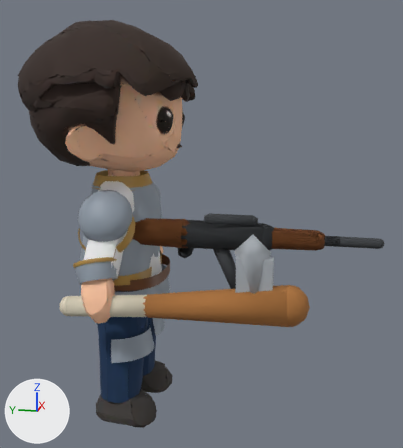
A saved change to the glTF model assets/characters/ai3d_male/realtime/male_lite.glb.
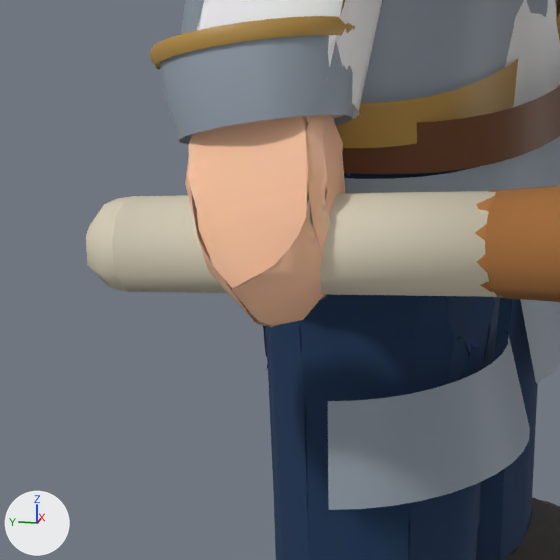
The first picture shows the older version from a 50 mm lens placed at (-1.532, -0.542, 0.967), pointed at (0.005, -0.234, 0.582). The close-ups show the older and then the newer version on the part from 10% to 40% of the width and 57% to 83% of the height of that picture. Only the edits that show in the close-ups are written down. Lighting does not change. The marker at lower left points along +X, +Y and +Z. Where no turn or scale is listed for an object, it has been applied to the vertices.

Objects in the first close-up: 'armor_0', 'armor_1', 'armor_12', 'armor_13', 'armor_14', 'armor_3', 'armor_4', 'armor_9', 'body', 'weapon_bat'.
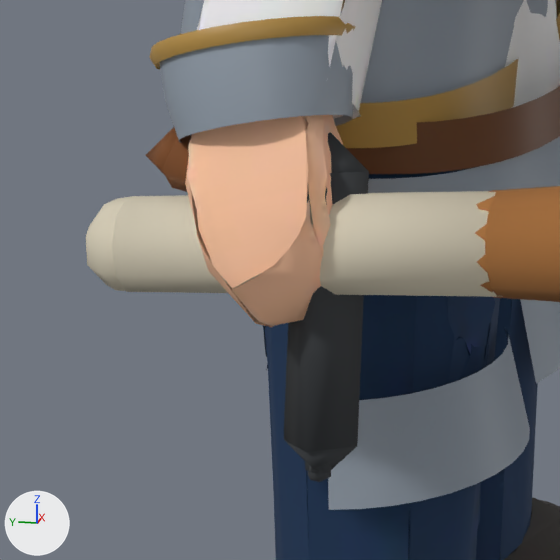
Changed parts and their boxes [x1, y1, x2, y2] in the close-ups (560 x 560 px):
'weapon_pistol', added: after [146, 127, 369, 482]
    faces in mat_w_gun_004 (dark grey #393d40): [283, 132, 369, 482]
    faces in mat_w_gunwood_004 (brown #7b4921): [146, 127, 192, 192]

Patch to the scene script:
```diff
--- a/assets/characters/ai3d_male/realtime/male_lite.glb.py
+++ b/assets/characters/ai3d_male/realtime/male_lite.glb.py
@@ mat_w_gun_004 @@
+mat_w_gun_004 = principled_material('w_gun.004')
+mat_w_gun_004.base_color = (0.0415, 0.0461, 0.0511)  # dark grey #393d40
+mat_w_gun_004.roughness = 0.9
@@ mat_w_gunwood_004 @@
+mat_w_gunwood_004 = principled_material('w_gunwood.004')
+mat_w_gunwood_004.base_color = (0.198, 0.0658, 0.0152)  # brown #7b4921
+mat_w_gunwood_004.roughness = 0.9
@@ me_tube_016 @@
+me_tube_016.from_pydata(...)  # 80 vertices, 124 faces; spans x -0.271..-0.192, y -0.06..0.074, z 0.273..0.469
+# faces by material slot: [96, 28]
+me_tube_016.materials.append(mat_w_gun_004)  # dark grey #393d40
+me_tube_016.materials.append(mat_w_gunwood_004)  # brown #7b4921
@@ ob_weapon_pistol @@
+ob_weapon_pistol = bpy.data.objects.new('weapon_pistol', me_tube_016)
+ob_weapon_pistol.location = (0.0, 0.0, 0.0)
```
